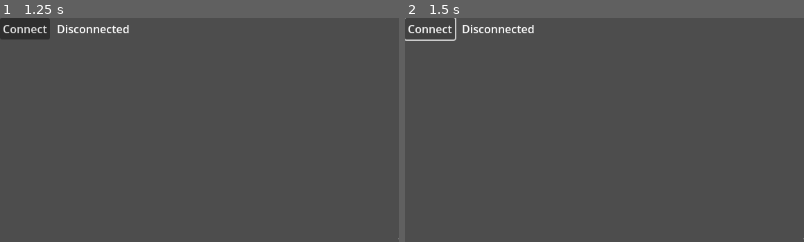
Above: before the commit, frames 1-2 (left to right).
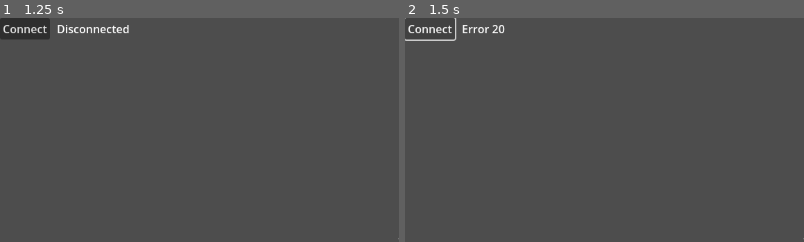
Above: after the commit, the same moments.

Repository: jonathanhecl/ENetMultiplayer-client-godot4
Game: Godot game, scene res://scenes/main.tscn
Two runs of this game, one before a commit and one after it. Both use one fixed random seed, a clock stepped at 60 frames per second and the inputs below. The engine's default icon, where the game draws it, is replaced by a stand-in: a white triangle on a blue panel in a dark square.
Inputs:
- Up to frame 1 (1.25 s): tap Enter (ui_accept) at 0.5, 0.6, 0.77, 1.07 s; hold Right (ui_right) from 0.53 s (still down)
- Up to frame 2 (1.5 s): release Right (ui_right) at 1.25 s; click "Connect" at 1.25 s
The pictures show only the part of the screen within x 0-50%, y 0-50%; the shares and areas given below are measured in that part.

Frame 1 is identical in both runs. In frame 2, 0.4% of the frame differs, in the area x 14-33%, y 3-7%.

Commit message:
more tests

Diff:
--- a/scenes/BasicPlayer.gd
+++ b/scenes/BasicPlayer.gd
@@ -1,22 +1,28 @@
 extends CharacterBody2D
 
 const SPEED = 400
-var CHANGED := false
+
+var changed := false
+var is_local := false
 
 func _ready():
 	$Label.text = name
 	set_multiplayer_authority(name.to_int())
 
 func _input(event):
+	if !is_multiplayer_authority():
+		return
+
 	if Input.is_action_just_pressed("ui_accept"):
-		if CHANGED:
+		if changed:
 			($Icon as Sprite2D).modulate = Color.WHITE
-			CHANGED = false
+			changed = false
 		else:
 			($Icon as Sprite2D).modulate = Color.RED
-			CHANGED = true
+			changed = true
 
 func _physics_process(delta):
 	if is_multiplayer_authority():
 		velocity = Input.get_vector("ui_left", "ui_right", "ui_up", "ui_down") * SPEED
+
 	move_and_slide()
--- a/scenes/main.gd
+++ b/scenes/main.gd
@@ -1,55 +1,64 @@
 extends Node2D
 
+var local_peer = 0
 var peer = ENetMultiplayerPeer.new()
 @export var player_scene: PackedScene
 
-func _process(delta):
-	var status = peer.get_connection_status()
-	if status == peer.CONNECTION_CONNECTED:
-		$Status.text = "Connected"
-		$Connect.hide()
-	elif status == peer.CONNECTION_CONNECTING:
-		$Status.text = "Connecting"
-		$Connect.hide()
-	else:
-		$Status.text = "Disconnected"
-		$Connect.show()
+func _connected():
+	$Status.text = "Connected"
+	$Connect.hide()
+
+func _disconnected():
+	multiplayer.multiplayer_peer = null
+	$Status.text = "Disconnected"
+	$Connect.show()
 
 func _on_connect_pressed():
 	multiplayer.connected_to_server.connect(_connected)
 	multiplayer.server_disconnected.connect(_disconnected)
+
 	multiplayer.peer_connected.connect(_peer_connected)
 	multiplayer.peer_disconnected.connect(_peer_disconnected)
 
 	var error = peer.create_client("localhost", 7070)
 	if error != OK:
 		$Status.text = "Error " + str(error)
+
 	multiplayer.multiplayer_peer = peer
 
 func _peer_connected(peer_id):
-	print("_peer_connected: ", peer.get_unique_id())
-	add_peer(peer.get_unique_id())
+	if local_peer == 0:
+		local_peer = peer.get_unique_id()
+		peer_id = local_peer
+
+	($ItemList as ItemList).add_item("IN " + str(peer_id))
+
+	print("_peer_connected: ", peer_id)
+	add_peer(peer_id)
 
 func _peer_disconnected(peer_id):
+	if local_peer == peer_id:
+		local_peer = 0
+
+	($ItemList as ItemList).add_item("OUT " + str(peer_id))
+
+	print("_peer_disconnected: ", peer_id)
 	remove_peer(peer_id)
 
-func _connected():
-	$Status.text = "Connected"
-
-func _disconnected():
-	multiplayer.multiplayer_peer = null
-	$Status.text = "Disconnected"
-
-func add_peer(peer_id = 1):
+func add_peer(peer_id):
 	var player = player_scene.instantiate()
 
 	player.name = str(peer_id)
-	player.position.x = 574
-	player.position.y = 307
 
-	call_deferred("add_child", player)
+	if local_peer == peer_id:
+		player.is_local = true
+		player.position.x = 574
+		player.position.y = 307
 
-func remove_peer(peer_id = 1):
+	add_child(player)
+
+func remove_peer(peer_id):
+
 	for c in range(len(get_children())):
 		var ch = get_child(c)
 		if ch.is_in_group("player"):
